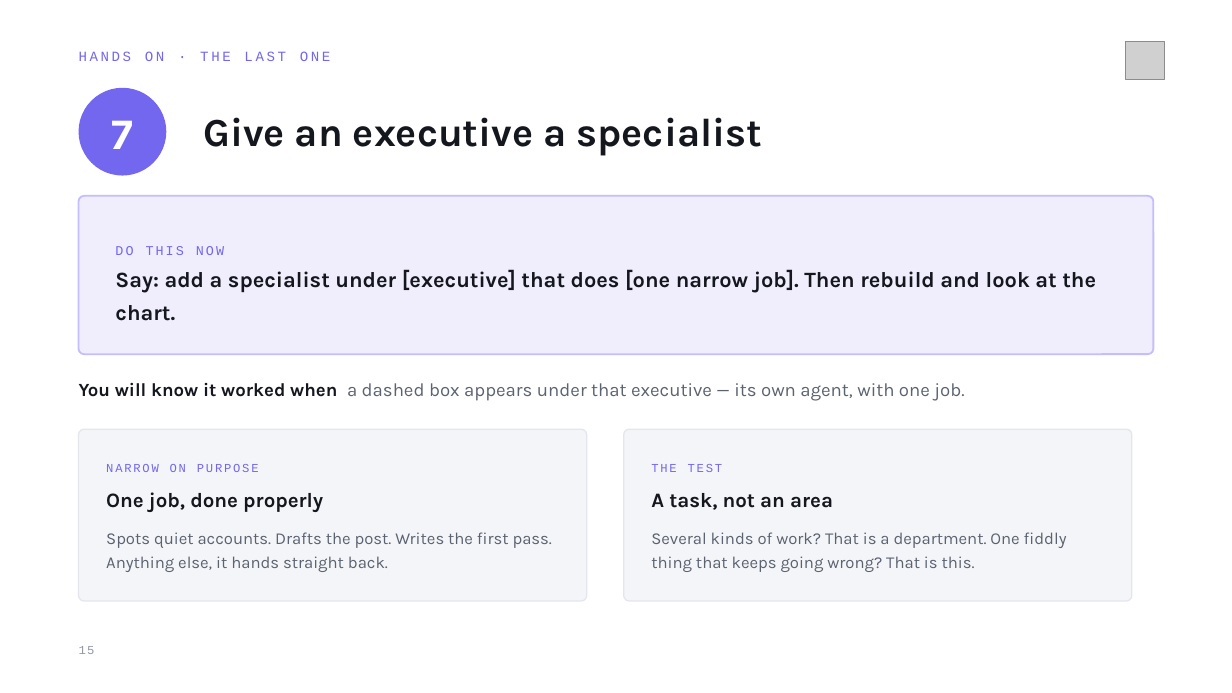
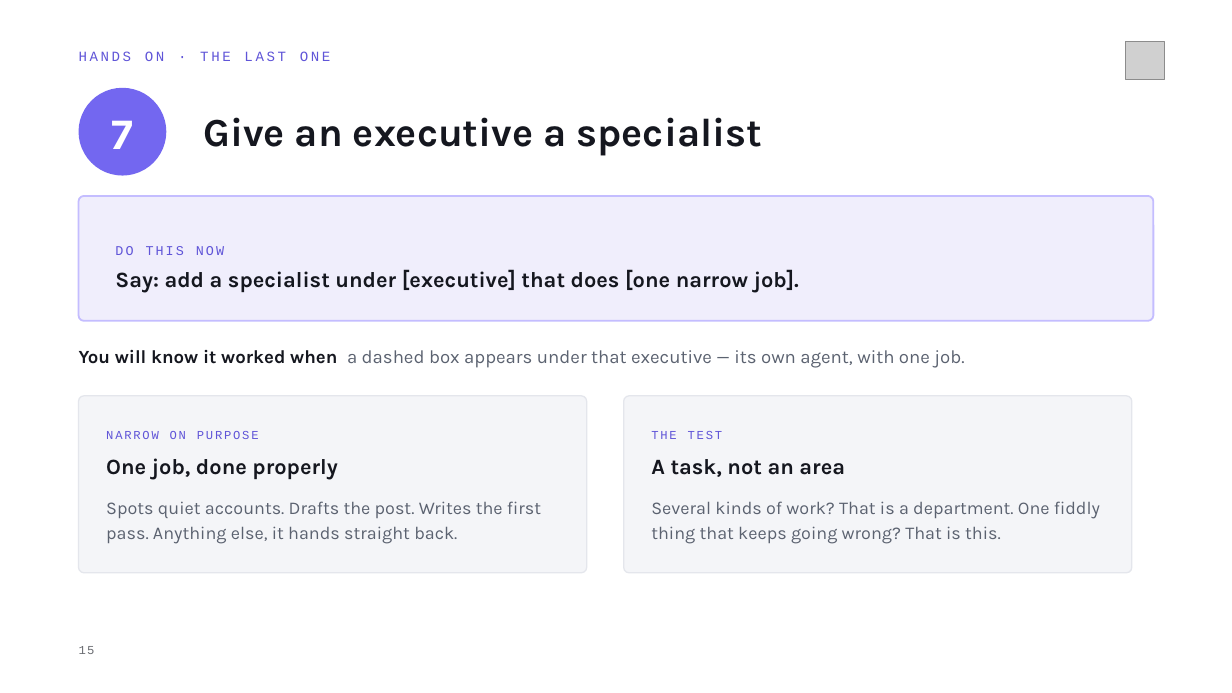
Before and after one commit to MeshPro-iPaaS/ai-ops-framework, a slide deck: slide 15 of docs/Personal AI Assistant — Installation.pptx. Drawn at 1232x693 pixels with LibreOffice and Linux fonts; fonts in the diff are those of the drawing; grey boxes stand for pictures. Boxes give left, top, right and bottom in pixels: in the first picture for what was removed or moved away, otherwise in the second. Text is boxed around its words. In the diff, an @@ line names an element or a change of style, - is before the commit and + after.

```diff
--- a/docs/Personal AI Assistant — Installation.pptx
+++ b/docs/Personal AI Assistant — Installation.pptx
@@ rounded rectangle: place and size @@
-rounded rectangle at <box>79,196,1153,354</box>
+rounded rectangle at <box>79,196,1153,321</box>
@@ text at <box>115,269,799,293</box>: text changed @@
-Say: add a specialist under [executive] that does [one narrow job]. Then rebuild and look at the chart.
+Say: add a specialist under [executive] that does [one narrow job].
@@ text at <box>115,246,224,255</box>: text colour #7367F0 to #6055D8 in "DO THIS NOW" @@
@@ rounded rectangle: place and size @@
-rounded rectangle at <box>79,429,587,601</box>
+rounded rectangle at <box>79,396,587,573</box>
@@ proportions changed in 3 elements at <box>79,196,1153,321</box>, <box>79,396,587,573</box>, <box>624,396,1132,573</box> @@
@@ rounded rectangle: place and size @@
-rounded rectangle at <box>624,429,1132,601</box>
+rounded rectangle at <box>624,396,1132,573</box>
@@ text colour #7367F0 to #6055D8 in 3 elements at <box>79,51,331,61</box>, <box>106,431,259,439</box>, <box>651,431,723,439</box> @@
@@ 5 texts: place and size @@
-5 texts at <box>79,383,964,512</box>
+5 texts at <box>79,350,964,480</box>
@@ text "One job, done properly" at <box>106,458,337,480</box>: size 16 to 17 pt; line spacing 19.2pt to 20.4pt @@
@@ text "A task, not an area" at <box>651,459,845,477</box>: size 16 to 17 pt; line spacing 19.2pt to 20.4pt @@
@@ text "Spots quiet accounts. Drafts the ...": place and size @@
-text "Spots quiet accounts. Drafts the ..." at <box>106,532,552,572</box>
+text "Spots quiet accounts. Drafts the ..." at <box>106,501,541,544</box>
@@ text "Spots quiet accounts. Drafts the ..." at <box>106,501,541,544</box>: size 13 to 14 pt; line spacing 18.5pt to 19.9pt @@
@@ text "Several kinds of work? That ...": place and size @@
-text "Several kinds of work? That ..." at <box>651,532,1067,572</box>
+text "Several kinds of work? That ..." at <box>651,501,1100,544</box>
@@ text "Several kinds of work? That ..." at <box>651,501,1100,544</box>: size 13 to 14 pt; line spacing 18.5pt to 19.9pt @@
@@ text "15" at <box>79,646,95,654</box>: text colour #9198A6 to #6B6D72 @@
```
Also in this commit, not shown: 17 other slides changed, 1 other file.
